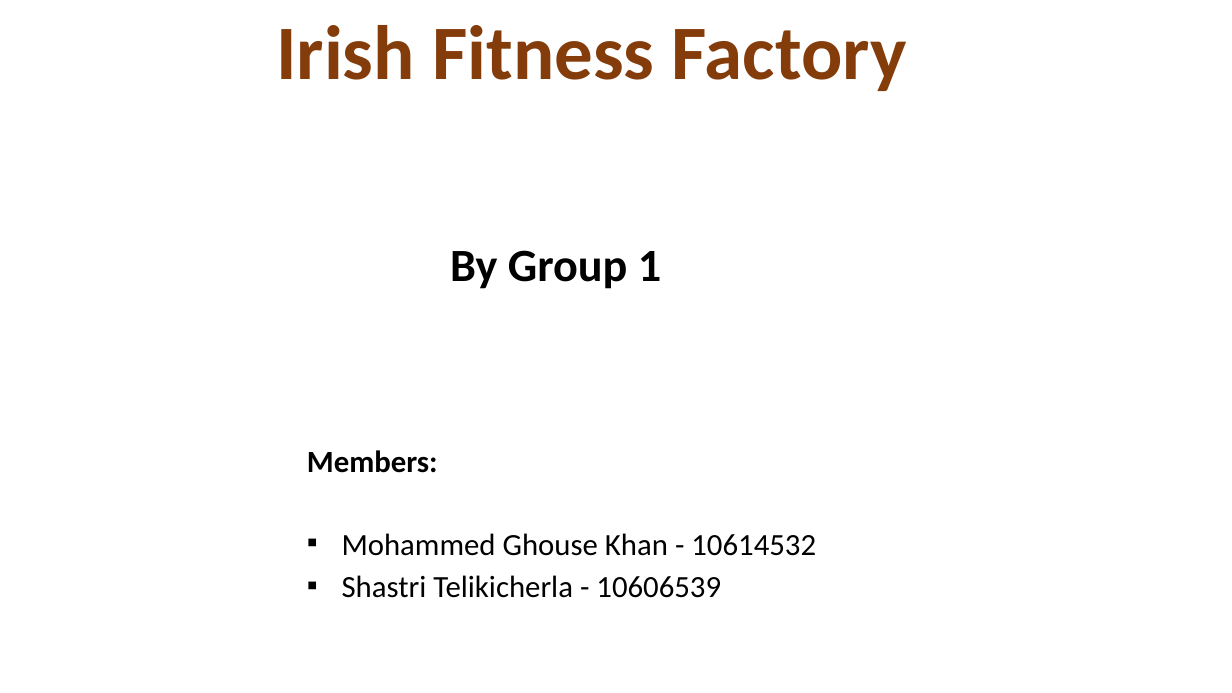
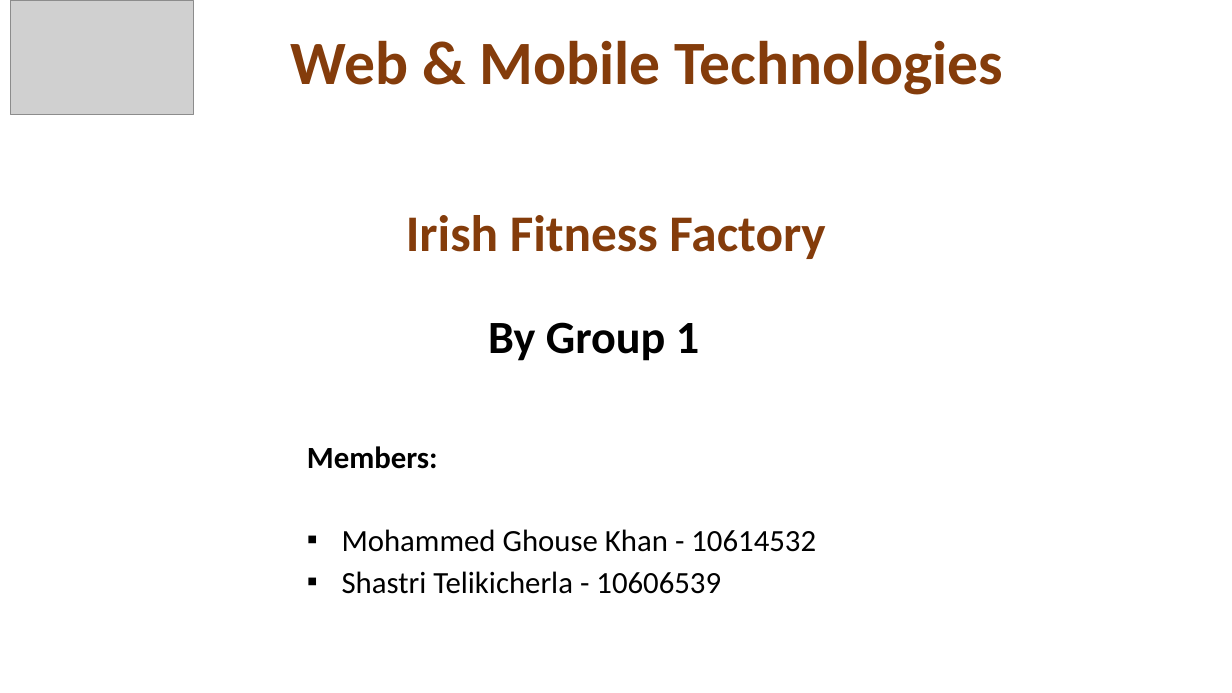
Before and after one commit to Shastri-T/B9IS124_Web_and_Mobile_Technologies, a slide deck: slide 1 of ModuleCode_10606539_10614532/Presentation/Presentation_10606539_10614532.pptx. Drawn at 1232x693 pixels with LibreOffice and Linux fonts; fonts in the diff are those of the drawing; grey boxes stand for pictures. Boxes give left, top, right and bottom in pixels: in the first picture for what was removed or moved away, otherwise in the second. Text is boxed around its words. In the diff, an @@ line names an element or a change of style, - is before the commit and + after.

Commit message:
updated presentation

```diff
--- a/ModuleCode_10606539_10614532/Presentation/Presentation_10606539_10614532.pptx
+++ b/ModuleCode_10606539_10614532/Presentation/Presentation_10606539_10614532.pptx
@@ picture added at bbox=[10, 0, 193, 115] @@
@@ text added at bbox=[291, 40, 1003, 95], 48 pt, text #843C0B, bold @@
+Web & Mobile Technologies
@@ title "Irish Fitness Factory": place and size @@
-title "Irish Fitness Factory" at bbox=[276, 25, 907, 91]
+title "Irish Fitness Factory" at bbox=[406, 215, 825, 259]
@@ title "Irish Fitness Factory" at bbox=[406, 215, 825, 259]: size 60 to 40 pt @@
@@ text "By Group 1": place and size @@
-text "By Group 1" at bbox=[450, 250, 661, 289]
+text "By Group 1" at bbox=[488, 322, 699, 361]
@@ subtitle "Members:": place and size @@
-subtitle "Members:" at bbox=[307, 450, 816, 598]
+subtitle "Members:" at bbox=[307, 446, 816, 594]
```
Also in this commit, not shown: 2 other slides changed, 2 slides removed.
